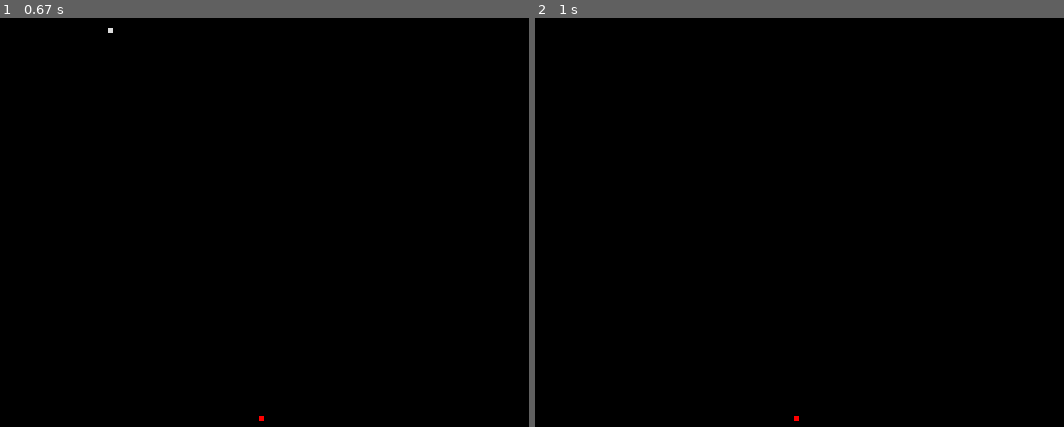
Above: before the commit, frames 1-2 (left to right).
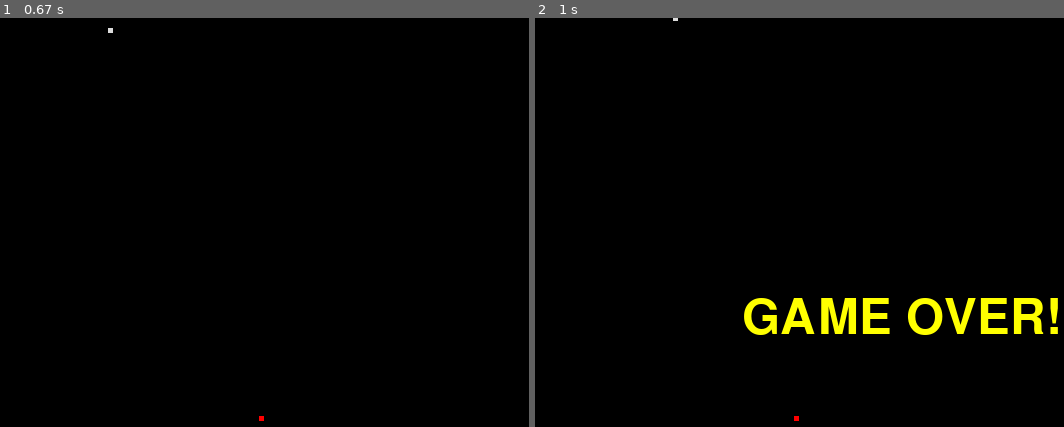
Above: after the commit, the same moments.

Repository: tfhappy/pygame_snake
Game: pygame game, started from snake.py
Same seed, same stepped clock (60 frames per second), same inputs: the game is played once before the commit and once after it.
Inputs:
- Up to frame 1 (0.67 s): no input
- Up to frame 2 (1 s): hold Up from 0.83 s (still down)

Frame 1 is identical in both runs. In frame 2, 2.7% of the frame differs, in the area x 26-99%, y 0-78%.

Commit message:
beyond the boundary

Diff:
--- a/snake.py
+++ b/snake.py
@@ -1,9 +1,12 @@
 # -*- coding:utf-8 -*-
 import sys
+import time
+
 import pygame
 import random
 
 pygame.init()  # 初始化所有模块
+pygame.display.set_caption('贪吃蛇')  # 设置窗口标题
 size = width, height = 800, 600
 
 screen = pygame.display.set_mode(size)  # 创建一个窗口
@@ -31,6 +34,28 @@
 move_down = (0, speed)
 # 移动方向
 move_to = move_right  # 初始方向为向右
+
+
+def game_over(screen):
+    # pygame.font.Font: 创建一个字体对象
+    font = pygame.font.Font(None, 72)
+    # pygame.font.Font.render: 画字到一个suface
+    font_surface = font.render("GAME OVER!", True, (255, 255, 0), black)
+    # pygame.Surface.get_size: 获取suface的尺寸
+    font_rect = font_surface.get_rect()
+    # 把窗口的中心位置 赋值给suface的中心位置
+    font_rect.center = screen.get_rect().center
+    # blit: 把suface画到窗口
+    screen_rect = screen.blit(font_surface, font_rect)
+    # update: 局部更新窗口
+    pygame.display.update(screen_rect)
+    # 等待游戏退出
+    while True:
+        for event in pygame.event.get():
+            if event.type == pygame.QUIT: sys.exit()
+        time.sleep(0.1)
+
+
 while True:
     for event in pygame.event.get():
         if event.type == pygame.QUIT: sys.exit()
@@ -43,6 +68,11 @@
                 move_to = move_left
             if event.key == pygame.K_RIGHT and move_to != move_left:
                 move_to = move_right
+    # 越界退出游戏
+    if snake_head.left < 0 or snake_head.right > width:
+        game_over(screen)
+    if snake_head.top < 0 or snake_head.bottom > height:
+        game_over(screen)
 
     screen.fill(black)  # 填充黑色背景
 
